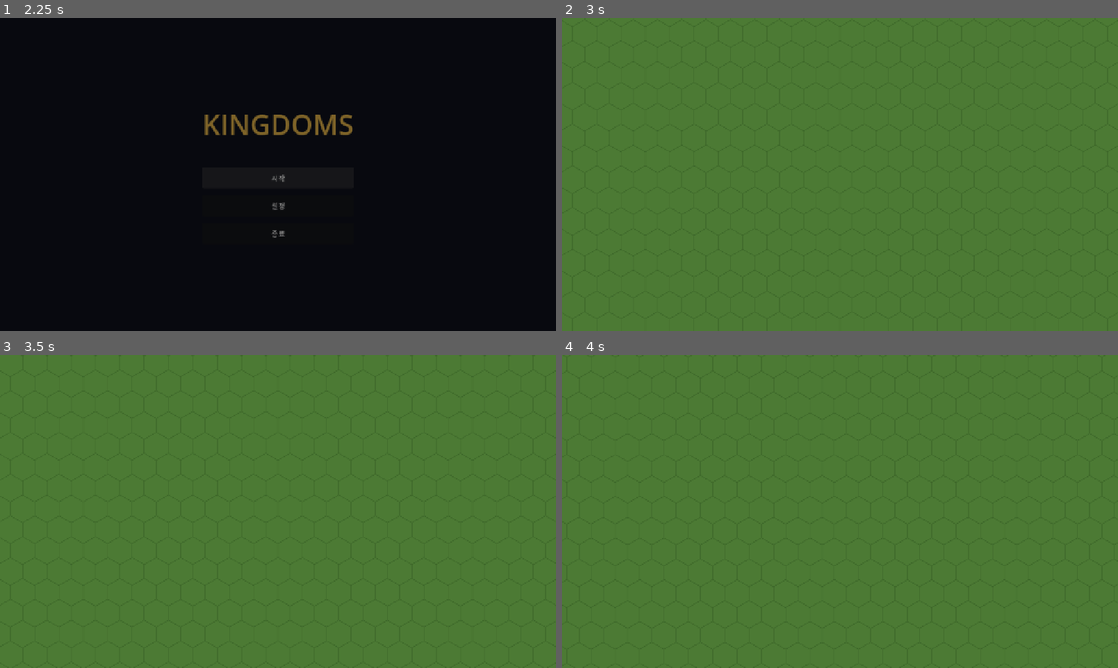
Above: before the commit, frames 1-4 (two rows, left to right).
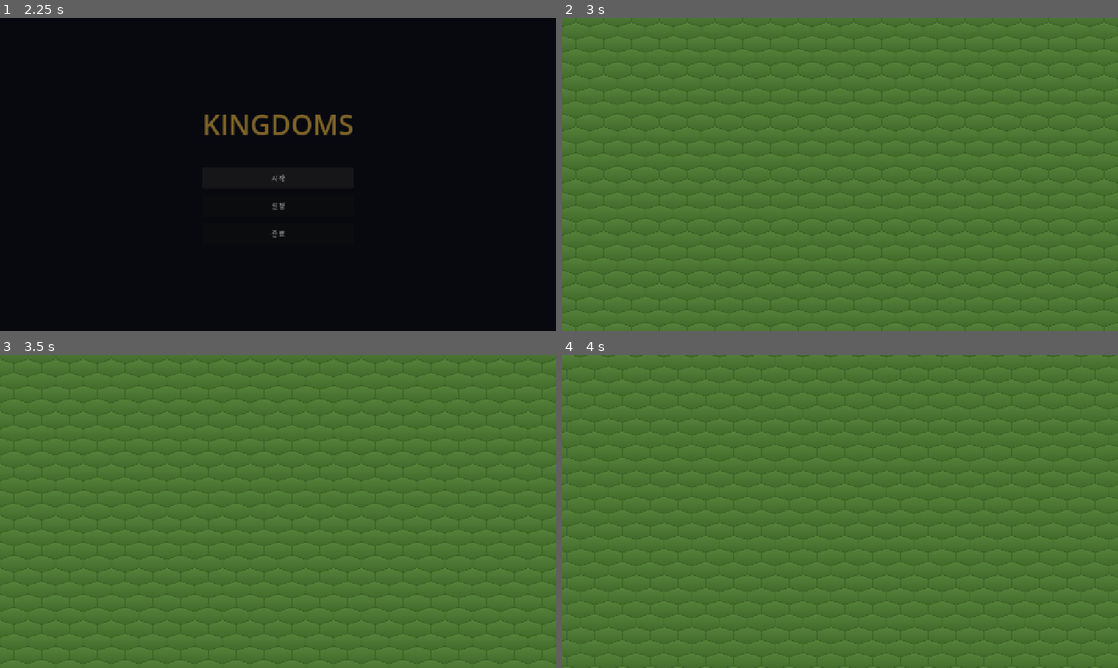
Above: after the commit, the same moments.

Repository: Johnyworld/kingdoms
Game: Godot game, scene res://scenes/splash/splash.tscn
Same seed, same stepped clock (60 frames per second), same inputs: the game is played once before the commit and once after it.
Inputs (mouse positions are in pixels of both pictures, inside the frame that each line leads up to):
- Up to frame 1 (2.25 s): move the mouse to (400, 158) at 0.52 s; hold D 0.53-1.25 s; click "시작" at 1.25 s; click "시작" at 2 s
- Up to frame 2 (3 s): move the mouse to (728, 190) at 2.77 s; hold S from 2.78 s (still down)
- Up to frame 3 (3.5 s): keep holding S
- Up to frame 4 (4 s): move the mouse to (895, 442) at 3.52 s; release S at 3.53 s; hold D from 3.53 s (still down)

Frame 1 is identical in both runs. In frame 2, 3.0% of the frame differs, in the area x 0-100%, y 1-99%; in frame 3, 2.8%; in frame 4, 3.0%.

Commit message:
타일 퍼스펙티브(A): 헥스를 64x40으로 납작하게 + 명암 그라디언트
- 아이소메트릭 느낌의 고정 퍼스펙티브(순수 2D 유지, 로직 변경 없음)
- tile_size 64x40으로 조정, 완전 테셀레이션 유지
- 위→아래 그라디언트로 기울어진 지면 입체감 부여

Co-Authored-By: Claude Opus 4.8 (1M context) <noreply@anthropic.com>

Diff:
--- a/assets/tiles/grass_hex.svg
+++ b/assets/tiles/grass_hex.svg
@@ -1,4 +1,10 @@
-<svg width="56" height="64" viewBox="0 0 56 64" xmlns="http://www.w3.org/2000/svg">
-  <polygon points="28,0 56,16 56,48 28,64 0,48 0,16" fill="#4c7a34"/>
-  <polygon points="28,0 56,16 56,48 28,64 0,48 0,16" fill="none" stroke="#3f6a2b" stroke-width="1.5"/>
+<svg width="64" height="40" viewBox="0 0 64 40" xmlns="http://www.w3.org/2000/svg">
+  <defs>
+    <linearGradient id="grass" x1="0" y1="0" x2="0" y2="40" gradientUnits="userSpaceOnUse">
+      <stop offset="0" stop-color="#57833b"/>
+      <stop offset="1" stop-color="#426a2b"/>
+    </linearGradient>
+  </defs>
+  <polygon points="32,0 64,10 64,30 32,40 0,30 0,10" fill="url(#grass)"/>
+  <polygon points="32,0 64,10 64,30 32,40 0,30 0,10" fill="none" stroke="#395e26" stroke-width="1.2"/>
 </svg>
--- a/tiles/grass_tileset.tres
+++ b/tiles/grass_tileset.tres
@@ -4,12 +4,12 @@
 
 [sub_resource type="TileSetAtlasSource" id="TileSetAtlasSource_grass"]
 texture = ExtResource("1_grass")
-texture_region_size = Vector2i(56, 64)
+texture_region_size = Vector2i(64, 40)
 0:0/0 = 0
 
 [resource]
 tile_shape = 3
 tile_layout = 0
 tile_offset_axis = 0
-tile_size = Vector2i(56, 64)
+tile_size = Vector2i(64, 40)
 sources/0 = SubResource("TileSetAtlasSource_grass")
